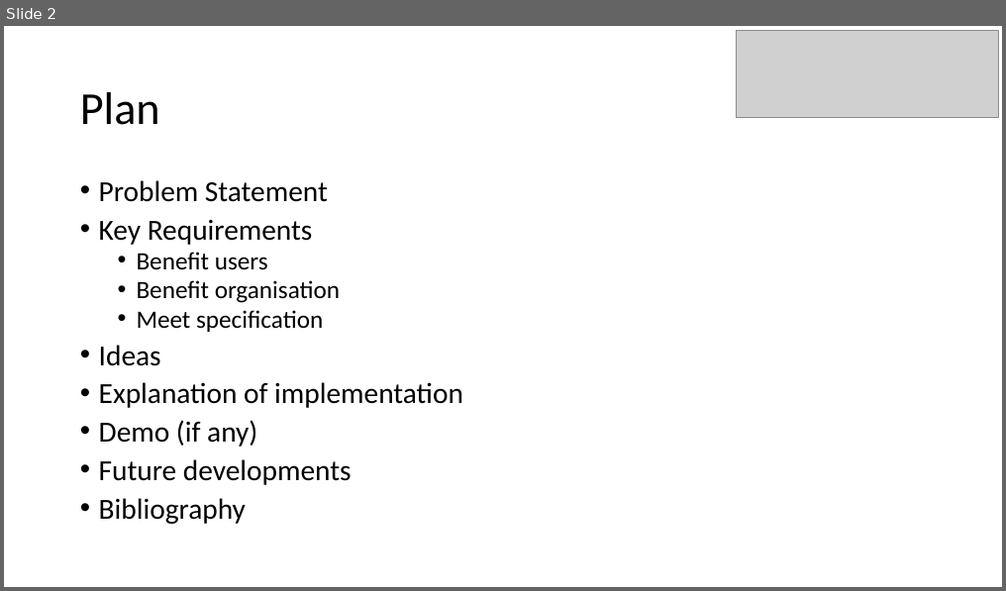
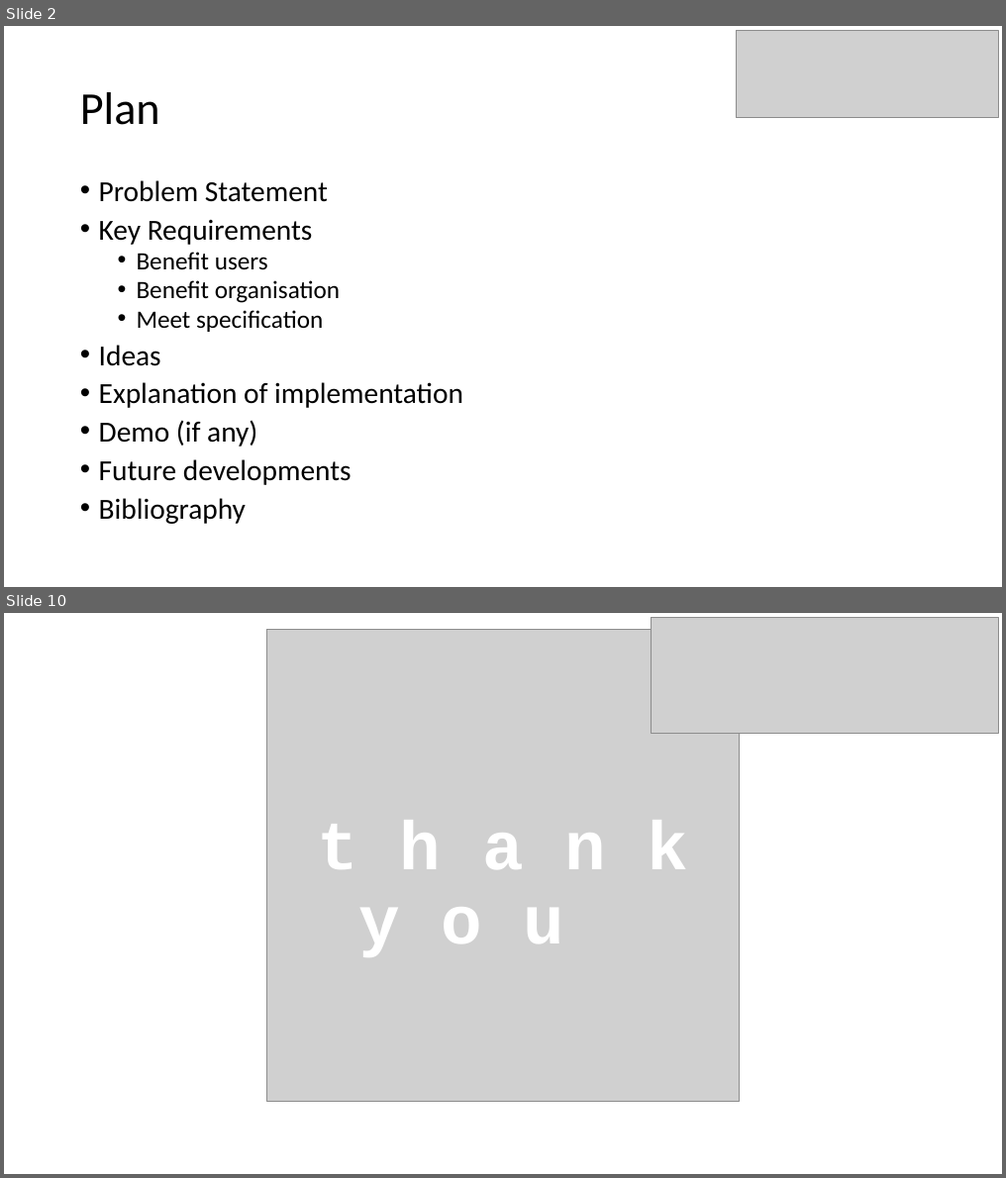
Before and after one commit to Ldn2016/team-11, a slide deck: _presentation/Team 11 Presentation.pptx. Shown one above the other, each under a label of ours: slide 2 before the commit, slides 2 and 10 after it; the slides between them are not shown. The pictures are 1006x591 and 1006x1178 pixels, drawn with LibreOffice and Linux fonts; fonts in the diff are those of the drawing; grey boxes stand for pictures. Boxes give left, top, right and bottom in pixels: in the first picture for what was removed or moved away, otherwise in the second. Text is boxed around its words. In the diff, an @@ line names an element or a change of style, - is before the commit and + after.

```diff
--- a/_presentation/Team 11 Presentation.pptx
+++ b/_presentation/Team 11 Presentation.pptx
@@ slide 10 added at box(4, 613, 1002, 1174), background #FFFFFF @@
@@ picture added at box(266, 629, 740, 1101) @@
@@ picture added at box(651, 617, 999, 733) @@
@@ title added at box(318, 820, 688, 958), 66 pt, text #FFFFFF, bold @@
+t h a n k
+y o u
```
Also in this commit, not shown: 8 slides changed, 2 slides removed.
